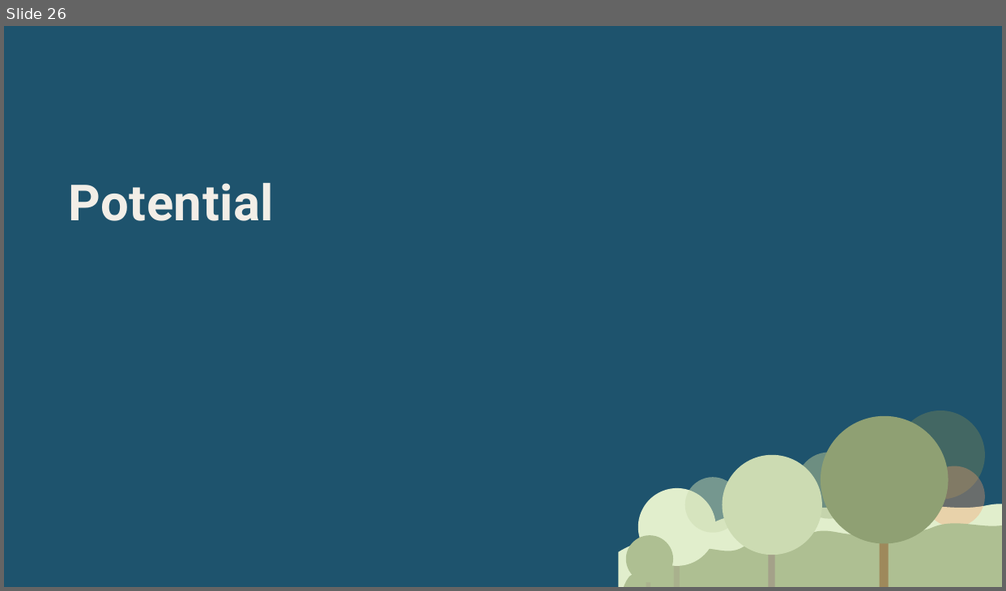
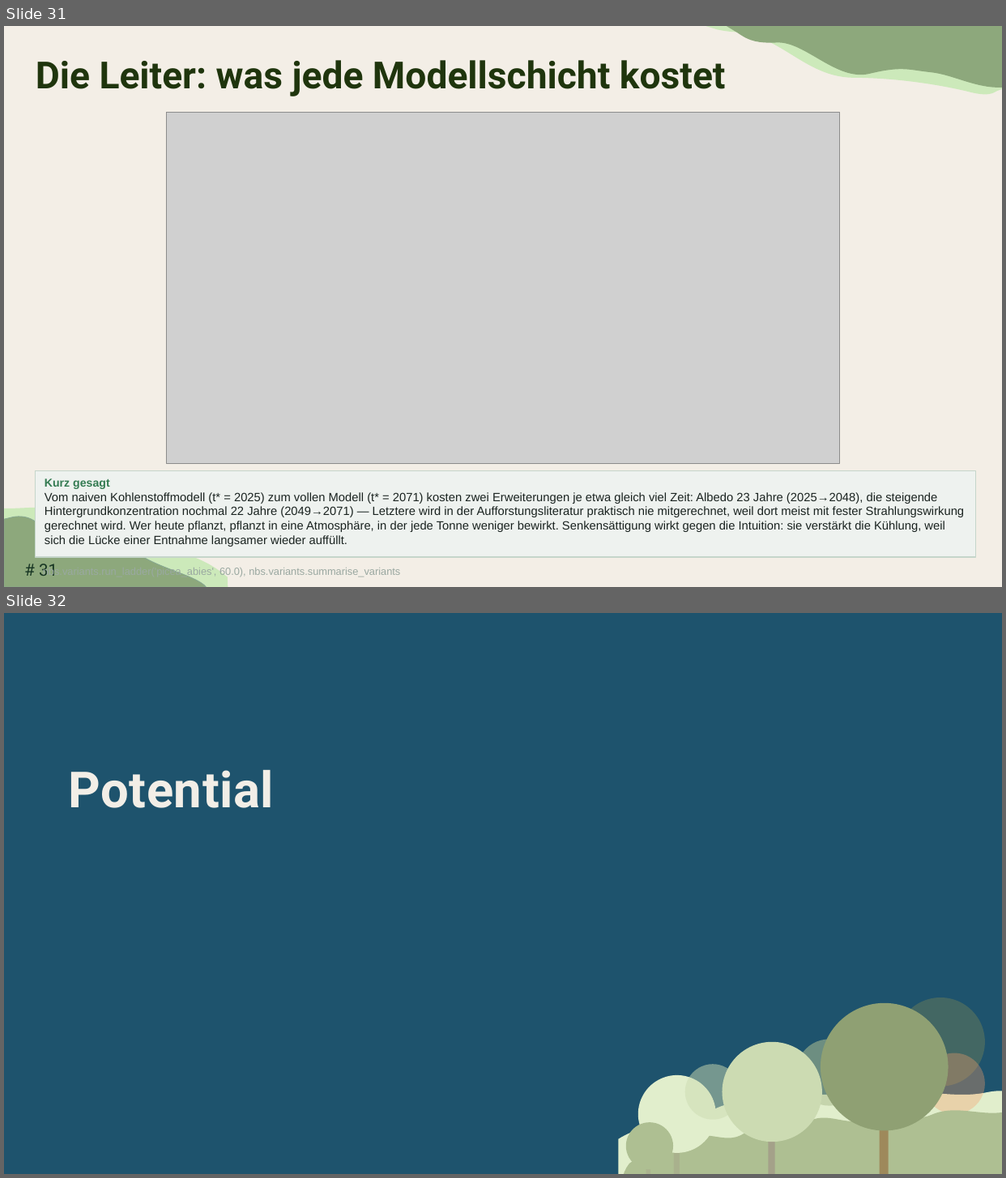
Before and after one commit to TimoDiepers/woodway, a slide deck: docs/slides/dissvortrag.pptx. Shown one above the other, each under a label of ours: slide 26 before the commit, slides 31 and 32 after it. The pictures are 1006x591 and 1006x1178 pixels, drawn with LibreOffice and Linux fonts; fonts in the diff are those of the drawing; grey boxes stand for pictures. Boxes give left, top, right and bottom in pixels: in the first picture for what was removed or moved away, otherwise in the second. Text is boxed around its words. In the diff, an @@ line names an element or a change of style, - is before the commit and + after.

Commit message:
feat: replace results placeholder with E1-E7 (Plan 3, Task 3)
Adds seven result slides (Aufbau, Eingangsgrößen, Zerlegung, Störungsfächer,
Fünf Arten, Horizontfeld, Leiter) in place of the old "Ergebnisse"
placeholder (moved into the backup section, not deleted). 67 -> 74 slides.

E3 (the core decomposition slide) keeps both panels (forcing and
temperature) rather than collapsing to one: the two independently computed
chains landing on the same story is itself a consistency check worth
showing, and dropping the forcing panel would lose that. Instead of leaving
the ~4-year lag invisible at line width, plot_decomposition now marks both
zero-crossings (t*_phi, t*_dT) explicitly and annotates the measured lag
directly in the figure title. For the boreal Picea abies case shown, the
measured lag is 8 years (t*_phi=2063, t*_dT=2071), not the ~4 years quoted
informally in the findings doc -- the figure reports what the current code
actually computes.

E7 is the sensitivity ladder the defence explicitly asked for
(nbs.variants.run_ladder + summarise_variants), rendered as a new waterfall
figure (docs/slides/figures/e7_leiter_wasserfall.png). Values match the
findings document exactly: t* 2025 -> 2048 -> 2048 -> 2049 -> 2071,
Albedo costs 23 years to break-even, the rising background CO2
concentration costs another 22 -- an effect the afforestation literature
rarely carries, because it usually assumes fixed radiative efficiency.

Fast suite: 278 passed / 2 skipped / 76 deselected (unchanged).

```diff
--- a/docs/slides/dissvortrag.pptx
+++ b/docs/slides/dissvortrag.pptx
@@ slide 31 added at [4,26,1002,587], background #F3EEE6 @@
@@ freeform shape added at [705,26,1002,135], fill #CCE9BA @@
@@ freeform shape added at [725,26,1002,130], fill #8DA87C @@
@@ title added at [36,60,726,96], 36 pt, text #1F350D, bold @@
+Die Leiter: was jede Modellschicht kostet
@@ picture added at [167,112,839,464] @@
@@ rectangle added at [36,472,976,557], fill #EEF2EF, outline #C5D5CA 1 pt, 11.5 pt, text #1A2320 @@
+Kurz gesagt
+Vom naiven Kohlenstoffmodell (t* = 2025) zum vollen Modell (t* = 2071) kosten zwei Erweiterungen je etwa gleich viel Zeit: Albedo 23 Jahre (2025→2048), die steigende Hintergrundkonzentration nochmal 22 Jahre (2049→2071) — Letztere wird in der Aufforstungsliteratur praktisch nie mitgerechnet, weil dort meist mit fester Strahlungswirkung gerechnet wird. Wer heute pflanzt, pflanzt in eine Atmosphäre, in der jede Tonne weniger bewirkt. Senkensättigung wirkt gegen die Intuition: sie verstärkt die Kühlung, weil sich die Lücke einer Entnahme langsamer wieder auffüllt.
@@ freeform shape added at [4,500,228,587], fill #CCE9BA @@
@@ freeform shape added at [4,510,206,587], fill #8DA87C, outline #87A892 0.63 pt @@
@@ page number added at [39,564,57,576], 16 pt, text #173523 @@
+# 31
@@ text added at [43,567,400,578], 10 pt, text #9AA8A1 @@
+nbs.variants.run_ladder('picea_abies', 60.0), nbs.variants.summarise_variants
@@ what was slide 26 is now slide 32 @@
```
Also in this commit, not shown: 6 other slides added, 4 other files.
